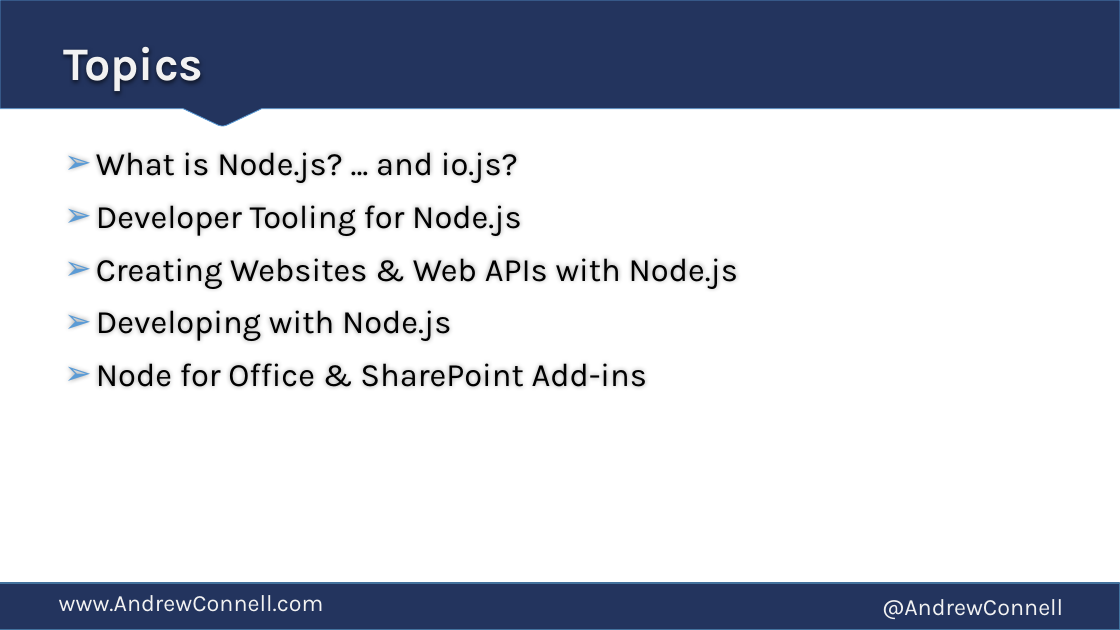
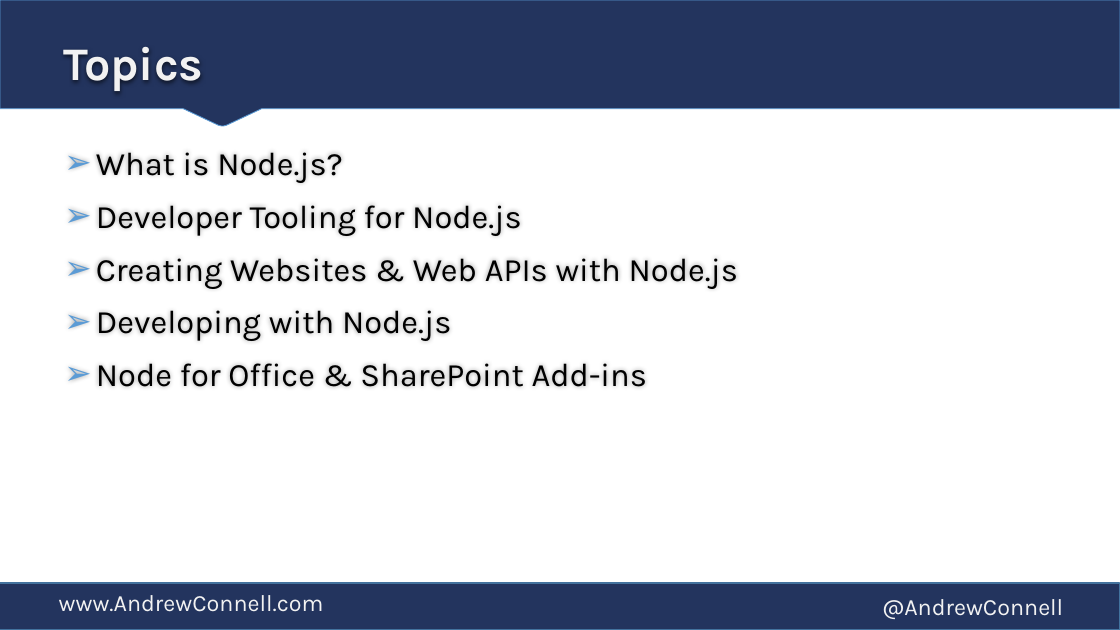
Before and after one commit to andrewconnell/pres-o365-node, a slide deck: slide 3 of pres-nodeintro-o365sp-dev.pptx. Drawn at 1120x630 pixels with LibreOffice and Linux fonts; fonts in the diff are those of the drawing. Boxes give left, top, right and bottom in pixels: in the first picture for what was removed or moved away, otherwise in the second. Text is boxed around its words. In the diff, an @@ line names an element or a change of style, - is before the commit and + after.

```diff
--- a/pres-nodeintro-o365sp-dev.pptx
+++ b/pres-nodeintro-o365sp-dev.pptx
@@ text at [96, 152, 343, 183]: text changed @@
-➢ What is Node.js? … and io.js?
+➢ What is Node.js?
```
Also in this commit, not shown: 1 other slide changed, 2 slides removed.
